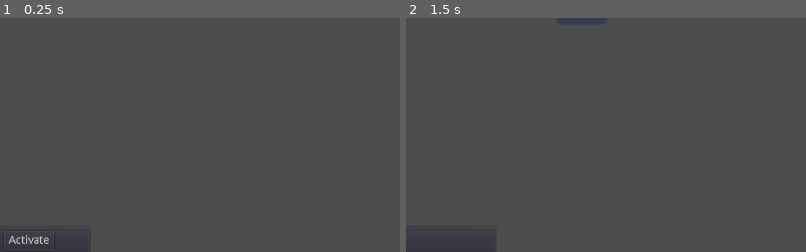
Above: before the commit, frames 1-2 (left to right).
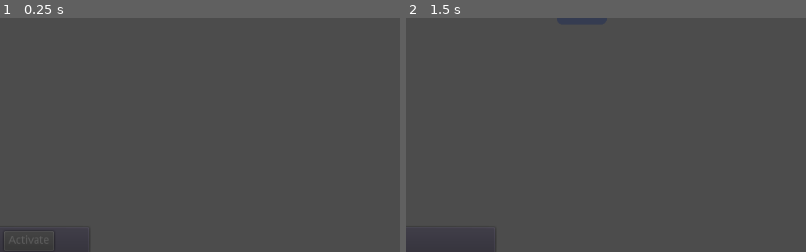
Above: after the commit, the same moments.

Repository: mwerezak/godot-heavy-gear
Game: Godot game, scene res://scripts/MainMap.tscn
Same seed, same stepped clock (60 frames per second), same inputs: the game is played once before the commit and once after it. The engine's default icon, where the game draws it, is replaced by a stand-in: a white triangle on a blue panel in a dark square.
Inputs (mouse positions are % of the whole screen's width and height, from its top left):
- Up to frame 1 (0.25 s): no input
- Up to frame 2 (1.5 s): click "Spawn Unit" at 0.5 s; tap Enter at 1.25 s; move the mouse to (72, 45) at 1.27 s; press the mouse at (72, 45) at 1.28 s; hold Right (view_pan_right) from 1.28 s (still down)
The pictures show only the part of the screen within x 47-97%, y 49-99%; the shares and areas given below are measured in that part.

The runs differ from the first frame. In frame 1, 0.2% of the frame differs, in the area x 2-13%, y 92-97%; in frame 2, nothing differs.

Commit message:
Bugfixes

Diff:
--- a/scripts/UIContext/ActivateUnit.gd
+++ b/scripts/UIContext/ActivateUnit.gd
@@ -39,7 +39,7 @@
 	selection = null
 	select_button.disabled = true
 
-## if we're hidden, also hide any selections
+## if we're hidden, also hide our selection
 func hide():
 	.hide()
 	if selection:
@@ -51,10 +51,11 @@
 		selection.show()
 
 func objects_input(map, objects, event):
-	var cur_selected = selection.selected if selection else null
 	if event.is_action_pressed("click_select"):
 		if selection: selection.cleanup()
 		selection = unit_selector.create_selection(objects, selection)
+		select_button.disabled = false
+		unit_selector.highlight_objects(objects, selection.selected)
+	elif event is InputEventMouseMotion:
+		var cur_selected = selection.selected if selection else null
 		unit_selector.highlight_objects(objects, cur_selected)
-	elif event is InputEventMouseMotion:
-		unit_selector.highlight_objects(objects, cur_selected)
--- a/scripts/UIContext/ActivateUnit.tscn
+++ b/scripts/UIContext/ActivateUnit.tscn
@@ -90,6 +90,7 @@
 mouse_default_cursor_shape = 0
 size_flags_horizontal = 1
 size_flags_vertical = 1
+disabled = true
 toggle_mode = false
 enabled_focus_mode = 2
 shortcut = null
--- a/scripts/UIContext/DeleteUnitTool.tscn
+++ b/scripts/UIContext/DeleteUnitTool.tscn
@@ -2,7 +2,7 @@
 
 [ext_resource path="res://scripts/UIContext/DeleteUnitTool.gd" type="Script" id=1]
 
-[node name="DeleteUnit" type="Container" index="0"]
+[node name="DeleteUnit" type="Container"]
 
 anchor_left = 0.0
 anchor_top = 0.0
@@ -32,7 +32,7 @@
 mouse_default_cursor_shape = 0
 size_flags_horizontal = 1
 size_flags_vertical = 4
-text = "Delete Unit"
+text = "Delete Unit (WARNING: THIS CAN CRASH THE GAME)"
 percent_visible = 1.0
 lines_skipped = 0
 max_lines_visible = -1
